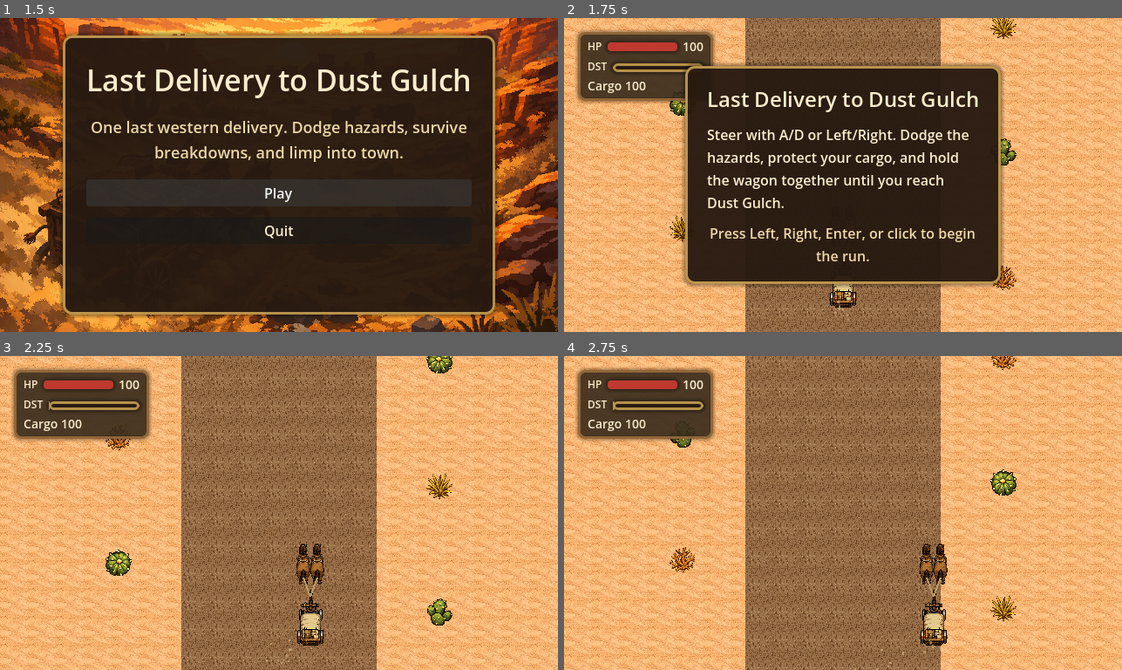
Above: before the commit, frames 1-4 (two rows, left to right).
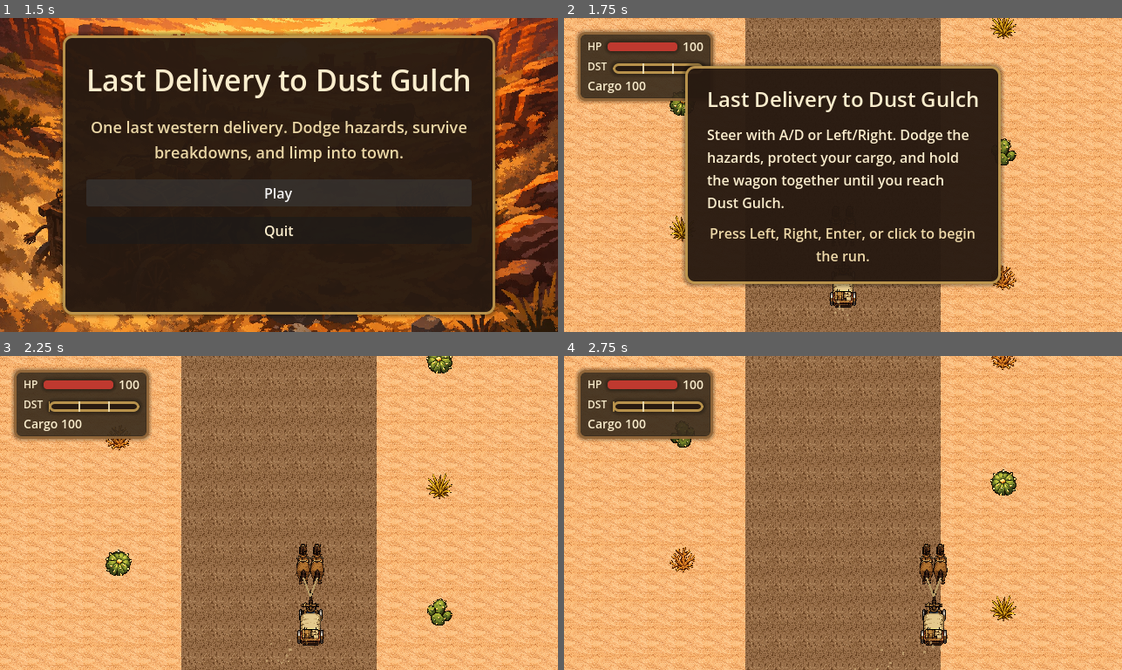
Above: after the commit, the same moments.

Repository: bbenefield89/The-Last-Delivery-to-Dust-Gulch
Game: Godot game, scene res://Scenes/AppRoot/AppRoot.tscn
Two runs of this game, one before a commit and one after it. Both use one fixed random seed, a clock stepped at 60 frames per second and the inputs below. Sound files missing from this copy of the repository are replaced by a short silence.
Inputs (mouse positions are in pixels of both pictures, inside the frame that each line leads up to):
- Up to frame 1 (1.5 s): click "Play" at 0.5 s; click "Play" at 1.25 s
- Up to frame 2 (1.75 s): no input
- Up to frame 3 (2.25 s): tap Enter (ui_accept) at 2 s; move the mouse to (401, 497) at 2.02 s; hold D (steer_right) from 2.03 s (still down); tap T (return_to_title) at 2.1 s; click (401, 497) at 2.17 s
- Up to frame 4 (2.75 s): keep holding D (steer_right); tap Enter (ui_accept) at 2.27 s

Frame 1 is identical in both runs. In frame 2, 0.2% of the frame differs, in the area x 8-25%, y 14-18%; in frame 3, 0.2%; in frame 4, 0.2%.

Commit message:
feat(run): improve livestock hazard readability

Diff:
--- a/Scenes/Hazards/LivestockHazard.tscn
+++ b/Scenes/Hazards/LivestockHazard.tscn
@@ -1,43 +1,44 @@
-[gd_scene format=3]
+[gd_scene format=3 uid="uid://coyobra1h3rqo"]
 
-[node name="LivestockHazard" type="Node2D"]
+[node name="LivestockHazard" type="Node2D" unique_id=219942543]
 
-[node name="Body" type="Polygon2D" parent="."]
+[node name="Body" type="Polygon2D" parent="." unique_id=796279319]
 color = Color(0.372549, 0.227451, 0.133333, 1)
 polygon = PackedVector2Array(-18, -6, 10, -6, 18, 0, 10, 7, -16, 7, -22, 2)
 
-[node name="Patch" type="Polygon2D" parent="."]
+[node name="Patch" type="Polygon2D" parent="." unique_id=1457551244]
 color = Color(0.956863, 0.894118, 0.776471, 1)
 polygon = PackedVector2Array(-8, -4, 2, -4, 5, 0, 1, 4, -7, 3, -10, 0)
 
-[node name="Head" type="Polygon2D" parent="."]
+[node name="Head" type="Polygon2D" parent="." unique_id=1661201551]
 color = Color(0.372549, 0.227451, 0.133333, 1)
 polygon = PackedVector2Array(12, -5, 21, -3, 22, 2, 15, 5, 10, 1)
 
-[node name="Horns" type="Polygon2D" parent="."]
+[node name="Horns" type="Polygon2D" parent="." unique_id=653165072]
+position = Vector2(-3, 0)
 color = Color(0.85098, 0.760784, 0.603922, 1)
-polygon = PackedVector2Array(14, -7, 19, -11, 22, -10, 18, -6, 21, -12, 25, -10, 22, -5)
+polygon = PackedVector2Array(14, -7, 19, -11, 18, -9, 21, -6, 21, -12, 25, -10, 22, -5)
 
-[node name="Tail" type="Polygon2D" parent="."]
+[node name="Tail" type="Polygon2D" parent="." unique_id=1544051163]
 color = Color(0.85098, 0.760784, 0.603922, 1)
 polygon = PackedVector2Array(-22, -1, -27, -5, -29, -4, -25, 0, -27, 3, -24, 3)
 
-[node name="FrontLeg" type="Polygon2D" parent="."]
+[node name="FrontLeg" type="Polygon2D" parent="." unique_id=288543475]
 color = Color(0.14902, 0.0901961, 0.054902, 1)
 polygon = PackedVector2Array(6, 6, 10, 6, 10, 17, 7, 17)
 
-[node name="MidLeg" type="Polygon2D" parent="."]
+[node name="MidLeg" type="Polygon2D" parent="." unique_id=1006829106]
 color = Color(0.14902, 0.0901961, 0.054902, 1)
 polygon = PackedVector2Array(-1, 6, 3, 6, 3, 18, 0, 18)
 
-[node name="RearLeg" type="Polygon2D" parent="."]
+[node name="RearLeg" type="Polygon2D" parent="." unique_id=1307200121]
 color = Color(0.14902, 0.0901961, 0.054902, 1)
 polygon = PackedVector2Array(-12, 6, -8, 6, -8, 18, -11, 18)
 
-[node name="FarRearLeg" type="Polygon2D" parent="."]
+[node name="FarRearLeg" type="Polygon2D" parent="." unique_id=111082674]
 color = Color(0.14902, 0.0901961, 0.054902, 1)
 polygon = PackedVector2Array(-18, 5, -15, 5, -15, 16, -18, 16)
 
-[node name="Eye" type="Polygon2D" parent="."]
+[node name="Eye" type="Polygon2D" parent="." unique_id=2126463174]
 color = Color(0.0862745, 0.054902, 0.0352941, 1)
 polygon = PackedVector2Array(18, -1, 20, -1, 20, 1, 18, 1)
--- a/Scenes/RunScene/RunScene.tscn
+++ b/Scenes/RunScene/RunScene.tscn
@@ -239,13 +239,50 @@
 size_flags_horizontal = 3
 theme_override_constants/margin_top = 5
 
-[node name="DistanceBar" type="ProgressBar" parent="HUDLayer/HUDPanel/MarginContainer/VBoxContainer/DistanceRow/DistanceBarMargin" unique_id=590576366]
+[node name="DistanceBarOverlay" type="Control" parent="HUDLayer/HUDPanel/MarginContainer/VBoxContainer/DistanceRow/DistanceBarMargin" unique_id=1339401107]
+layout_mode = 2
+mouse_filter = 2
+
+[node name="DistanceBar" type="ProgressBar" parent="HUDLayer/HUDPanel/MarginContainer/VBoxContainer/DistanceRow/DistanceBarMargin/DistanceBarOverlay" unique_id=590576366]
 unique_name_in_owner = true
 custom_minimum_size = Vector2(80, 10)
 layout_mode = 2
+anchors_preset = 15
+anchor_right = 1.0
+anchor_bottom = 1.0
+grow_horizontal = 2
+grow_vertical = 2
 theme_override_styles/background = SubResource("StyleBoxFlat_recovery_panel")
 theme_override_styles/fill = SubResource("StyleBoxFlat_distance_fill")
 show_percentage = false
+
+[node name="BandMarkerOne" type="ColorRect" parent="HUDLayer/HUDPanel/MarginContainer/VBoxContainer/DistanceRow/DistanceBarMargin/DistanceBarOverlay" unique_id=1734594783]
+unique_name_in_owner = true
+layout_mode = 1
+anchors_preset = 0
+anchor_left = 0.333333
+anchor_top = 0.0
+anchor_right = 0.333333
+anchor_bottom = 1.0
+offset_left = -1.0
+offset_right = 1.0
+offset_bottom = 0.0
+mouse_filter = 2
+color = Color(0.945098, 0.882353, 0.709804, 0.9)
+
+[node name="BandMarkerTwo" type="ColorRect" parent="HUDLayer/HUDPanel/MarginContainer/VBoxContainer/DistanceRow/DistanceBarMargin/DistanceBarOverlay" unique_id=816193522]
+unique_name_in_owner = true
+layout_mode = 1
+anchors_preset = 0
+anchor_left = 0.666667
+anchor_top = 0.0
+anchor_right = 0.666667
+anchor_bottom = 1.0
+offset_left = -1.0
+offset_right = 1.0
+offset_bottom = 0.0
+mouse_filter = 2
+color = Color(0.945098, 0.882353, 0.709804, 0.9)
 
 [node name="CargoLabel" type="Label" parent="HUDLayer/HUDPanel/MarginContainer/VBoxContainer" unique_id=1358233989]
 unique_name_in_owner = true
--- a/Scenes/RunScene/run_scene.gd
+++ b/Scenes/RunScene/run_scene.gd
@@ -751,7 +751,7 @@
 	match hazard_type:
 		&"rock", &"pothole":
 			_start_failure_and_reschedule_bad_luck(&"wheel_loose", hazard_type)
-		&"tumbleweed":
+		&"tumbleweed", &"livestock":
 			_start_failure_and_reschedule_bad_luck(&"horse_panic", hazard_type)
 
 
--- a/Scripts/Hazards/hazard_spawner.gd
+++ b/Scripts/Hazards/hazard_spawner.gd
@@ -131,21 +131,23 @@
 ## Returns the current band definition for the active route progress.
 func _get_active_band() -> SpawnBand:
 	if _route_progress_ratio < 0.33:
-		return SpawnBand.new(520.0, 660.0, 6, 2, 4, false)
+		return SpawnBand.new(520.0, 660.0, 6, 2, 4, 0, false)
 	if _route_progress_ratio < 0.66:
-		return SpawnBand.new(420.0, 560.0, 4, 3, 3, false)
-	return SpawnBand.new(320.0, 460.0, 4, 5, 3, true)
+		return SpawnBand.new(420.0, 560.0, 4, 3, 3, 2, false)
+	return SpawnBand.new(320.0, 460.0, 4, 5, 3, 2, true)
 
 
 ## Rolls a hazard type from the current band's weights.
 func _roll_hazard_type(weights: HazardWeights) -> StringName:
-	var total_weight := weights.pothole + weights.rock + weights.tumbleweed
+	var total_weight := weights.pothole + weights.rock + weights.tumbleweed + weights.livestock
 	var roll := _rng.randi_range(1, total_weight)
 	if roll <= weights.pothole:
 		return &"pothole"
 	if roll <= weights.pothole + weights.rock:
 		return &"rock"
-	return &"tumbleweed"
+	if roll <= weights.pothole + weights.rock + weights.tumbleweed:
+		return &"tumbleweed"
+	return &"livestock"
 
 
 ## Rolls band-specific spacing for the next spawn.
@@ -283,28 +285,31 @@
 		pothole_weight: int,
 		rock_weight: int,
 		tumbleweed_weight: int,
+		livestock_weight: int,
 		allows_pressure_pair_value: bool
 	) -> void:
 		spacing_min = spacing_min_value
 		spacing_max = spacing_max_value
-		weights = HazardWeights.new(pothole_weight, rock_weight, tumbleweed_weight)
+		weights = HazardWeights.new(pothole_weight, rock_weight, tumbleweed_weight, livestock_weight)
 		allows_pressure_pair = allows_pressure_pair_value
 
 
 class HazardWeights:
 	extends RefCounted
-	## Holds weighted odds for the three supported hazard types.
+	## Holds weighted odds for the currently supported hazard types.
 
 	var pothole: int
 	var rock: int
 	var tumbleweed: int
+	var livestock: int
 
 
 	## Stores weight values for hazard selection rolls.
-	func _init(pothole_weight: int, rock_weight: int, tumbleweed_weight: int) -> void:
+	func _init(pothole_weight: int, rock_weight: int, tumbleweed_weight: int, livestock_weight: int) -> void:
 		pothole = pothole_weight
 		rock = rock_weight
 		tumbleweed = tumbleweed_weight
+		livestock = livestock_weight
 
 
 class SpawnPlan:
--- a/Tests/Unit/test_hazard_spawner.gd
+++ b/Tests/Unit/test_hazard_spawner.gd
@@ -27,6 +27,7 @@
 	assert_eq(early_band.weights.pothole, 6)
 	assert_eq(early_band.weights.rock, 2)
 	assert_eq(early_band.weights.tumbleweed, 4)
+	assert_eq(early_band.weights.livestock, 0)
 	assert_false(early_band.allows_pressure_pair)
 
 	spawner._route_progress_ratio = 0.5
@@ -36,6 +37,7 @@
 	assert_eq(mid_band.weights.pothole, 4)
 	assert_eq(mid_band.weights.rock, 3)
 	assert_eq(mid_band.weights.tumbleweed, 3)
+	assert_eq(mid_band.weights.livestock, 2)
 	assert_false(mid_band.allows_pressure_pair)
 
 	spawner._route_progress_ratio = 0.8
@@ -45,6 +47,7 @@
 	assert_eq(late_band.weights.pothole, 4)
 	assert_eq(late_band.weights.rock, 5)
 	assert_eq(late_band.weights.tumbleweed, 3)
+	assert_eq(late_band.weights.livestock, 2)
 	assert_true(late_band.allows_pressure_pair)
 
 
--- a/Tests/Unit/test_run_scene.gd
+++ b/Tests/Unit/test_run_scene.gd
@@ -1101,6 +1101,11 @@
 	var health_tag: Label = scene.get_node("HUDLayer/HUDPanel/MarginContainer/VBoxContainer/HealthRow/HealthTag")
 	var health_bar: ProgressBar = scene.get_node("%HealthBar")
 	var distance_bar: ProgressBar = scene.get_node("%DistanceBar")
+	var distance_bar_overlay: Control = scene.get_node(
+		"HUDLayer/HUDPanel/MarginContainer/VBoxContainer/DistanceRow/DistanceBarMargin/DistanceBarOverlay"
+	)
+	var band_marker_one: ColorRect = scene.get_node("%BandMarkerOne")
+	var band_marker_two: ColorRect = scene.get_node("%BandMarkerTwo")
 	var health_label: Label = scene.get_node("%HealthLabel")
 	var cargo_label: Label = scene.get_node("%CargoLabel")
 
@@ -1109,6 +1114,11 @@
 	assert_eq(health_tag.text, "HP")
 	assert_not_null(health_bar)
 	assert_not_null(distance_bar)
+	assert_not_null(distance_bar_overlay)
+	assert_almost_eq(band_marker_one.anchor_left, 0.333333, 0.00001)
+	assert_almost_eq(band_marker_one.anchor_right, 0.333333, 0.00001)
+	assert_almost_eq(band_marker_two.anchor_left, 0.666667, 0.00001)
+	assert_almost_eq(band_marker_two.anchor_right, 0.666667, 0.00001)
 	assert_not_null(health_label)
 	assert_not_null(cargo_label)
 	assert_false(scene.has_node("%SpeedLabel"))
--- a/project.godot
+++ b/project.godot
@@ -19,7 +19,7 @@
 
 window/size/viewport_width=640
 window/size/viewport_height=360
-window/size/mode=3
+window/size/mode=4
 window/stretch/mode="viewport"
 
 [editor_plugins]
Not shown, changed: kanban_tasks_data.kanban
